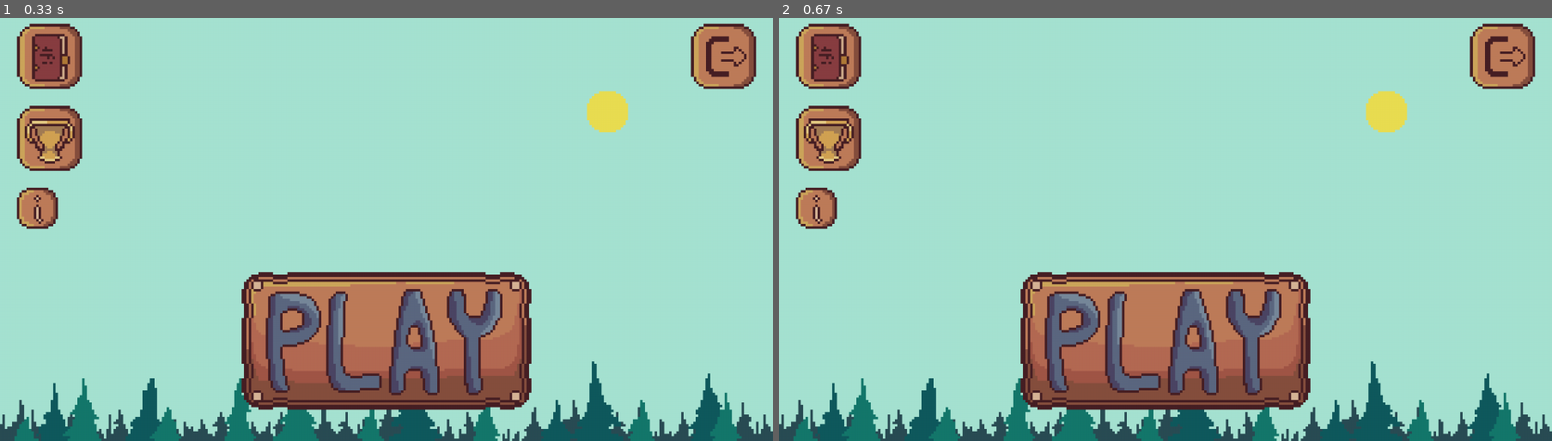
Above: before the commit, frames 1-2 (left to right).
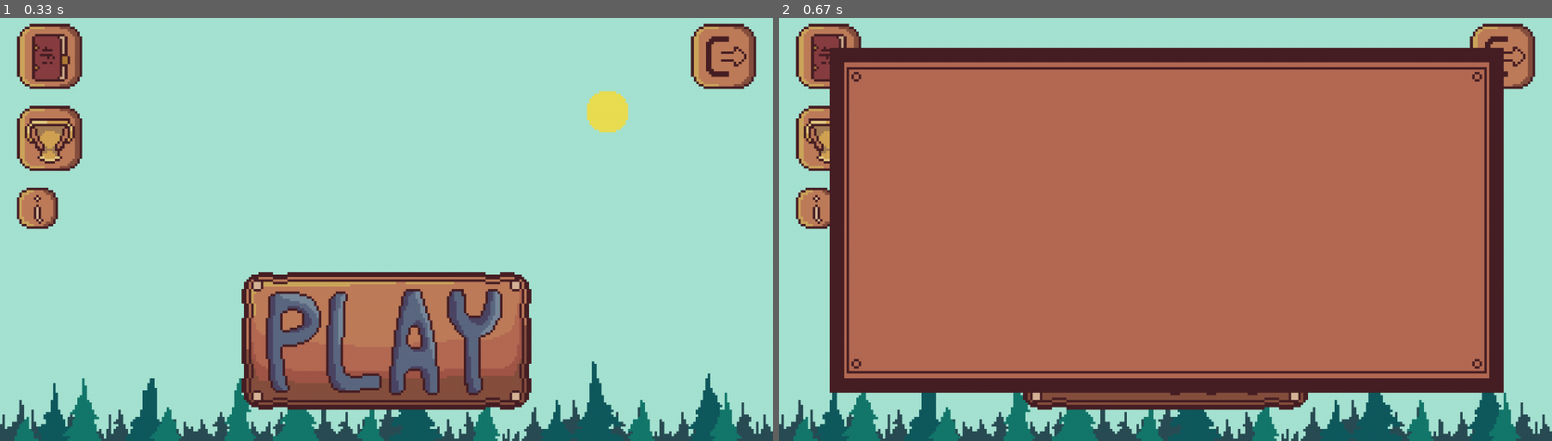
Above: after the commit, the same moments.

Repository: LenaSup/PyGame_project
Game: pygame game, started from main.py
Two runs of this game, one before a commit and one after it. Both use one fixed random seed, a clock stepped at 60 frames per second and the inputs below.
Inputs (mouse positions are in pixels of both pictures, inside the frame that each line leads up to):
- Up to frame 1 (0.33 s): no input
- Up to frame 2 (0.67 s): click (1165, 339) at 0.38 s

Frame 1 is identical in both runs. In frame 2, 66% of the frame differs, in the area x 6-94%, y 6-89%.

Commit message:
ыбор уровня, примижуточное сохронение

Diff:
--- a/main.py
+++ b/main.py
@@ -34,7 +34,7 @@
         self.rect.left, self.rect.top = (size[0] // 320) * 7, (size[1] // 180) * 41
         self.size = size
 
-    def click(self, pos, screen):
+    def click(self, pos, screen, start_menu):
         if self.rect.collidepoint(pos):
             achievement = Achievement()
             achievement.achievement_display(screen, self.size)
@@ -49,7 +49,7 @@
         self.rect.left, self.rect.top = (size[0] // 320) * 286, (size[1] // 180) * 7
         self.size = size
 
-    def click(self, pos, screen):
+    def click(self, pos, screen, start_menu):
         if self.rect.collidepoint(pos):
             sys.exit()
 
@@ -63,7 +63,7 @@
         self.rect.left, self.rect.top = (size[0] // 320) * 7, (size[1] // 180) * 75
         self.size = size
 
-    def click(self, pos, screen):
+    def click(self, pos, screen, start_menu):
         pass
 
 
@@ -75,10 +75,16 @@
         self.rect = self.image.get_rect()
         self.rect.left, self.rect.top = (size[0] // 320) * 100, (size[1] // 180) * 110
         self.size = size
-
-    def click(self, pos, screen):
-        if self.rect.collidepoint(pos):
-            pass
+        self.selected_map = None
+
+    def click(self, pos, screen, start_menu):
+        if self.rect.collidepoint(pos):
+            levels = Levels()
+            levels.levels_display(screen, self.size)
+            start_menu.close()
+
+    def choice(self):
+        pass
 
 
 class LearningBut(pygame.sprite.Sprite):    # Кнобка в меню
@@ -91,7 +97,7 @@
         self.rect.left, self.rect.top = (size[0] // 320) * 7, (size[1] // 180) * 7
         self.size = size
 
-    def click(self, pos, screen):
+    def click(self, pos, screen, start_menu):
         if self.rect.collidepoint(pos):
             learning = Education()
             learning.education_display(screen, self.size)
@@ -121,10 +127,10 @@
 class StartMenu:    # стартовое меню
     def __init__(self, start_menu_sprites):
         self.start_menu_sprites = start_menu_sprites
+        self.done = True
 
     def start_menu_display(self, screen, size):
-        done = True
-        while done:
+        while self.done:
             background = pygame.transform.scale(load_image('start_menu_background.png'), size)
             screen.blit(background, (0, 0))
             self.start_menu_sprites.draw(screen)
@@ -134,8 +140,11 @@
                 if event.type == pygame.MOUSEBUTTONDOWN:
                     pos = pygame.mouse.get_pos()
                     for i in self.start_menu_sprites:
-                        i.click(pos, screen)
-            pygame.display.flip()
+                        i.click(pos, screen, StartMenu)
+            pygame.display.flip()
+
+    def close(self):
+        self.done = False
 
 
 class Education:    # Окно обучения
@@ -170,6 +179,21 @@
 
 class Info():
     pass
+
+
+class Levels():
+    def __init__(self):
+        pass
+
+    def levels_display(self, screen, size):
+        done = True
+        while done:
+            background = pygame.transform.scale(load_image('empty_field.png'), size)
+            screen.blit(background, (0, 0))
+            for event in pygame.event.get():
+                if event.type == pygame.QUIT:
+                    sys.exit()
+            pygame.display.flip()
 
 
 def main():
